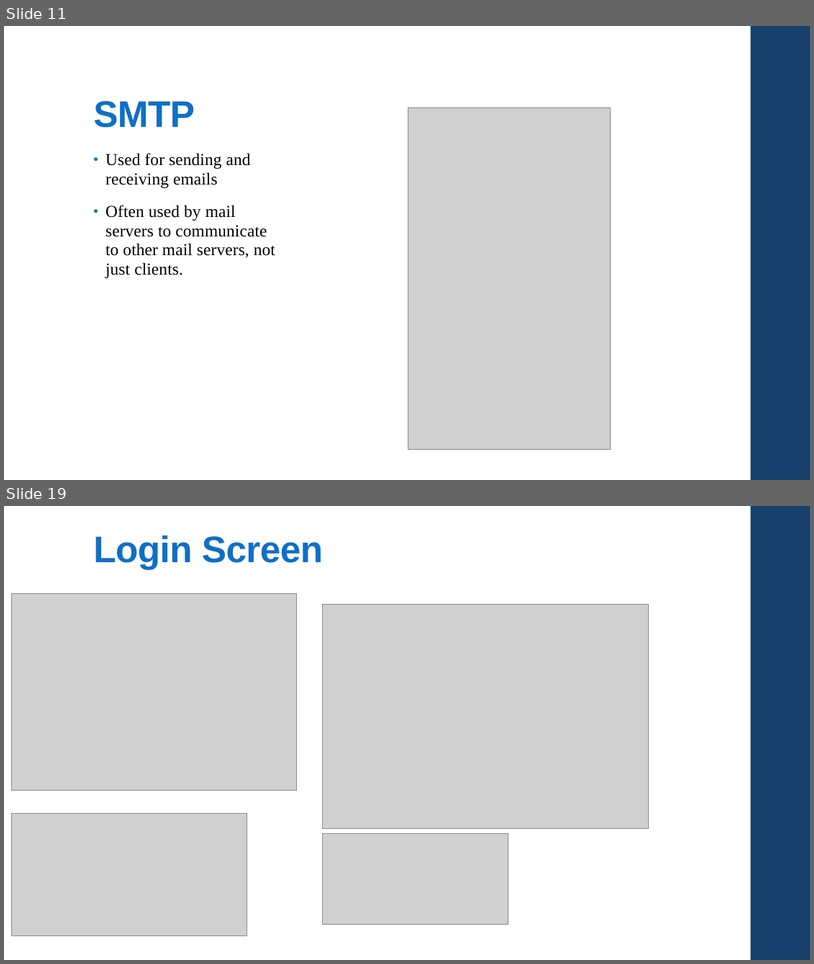
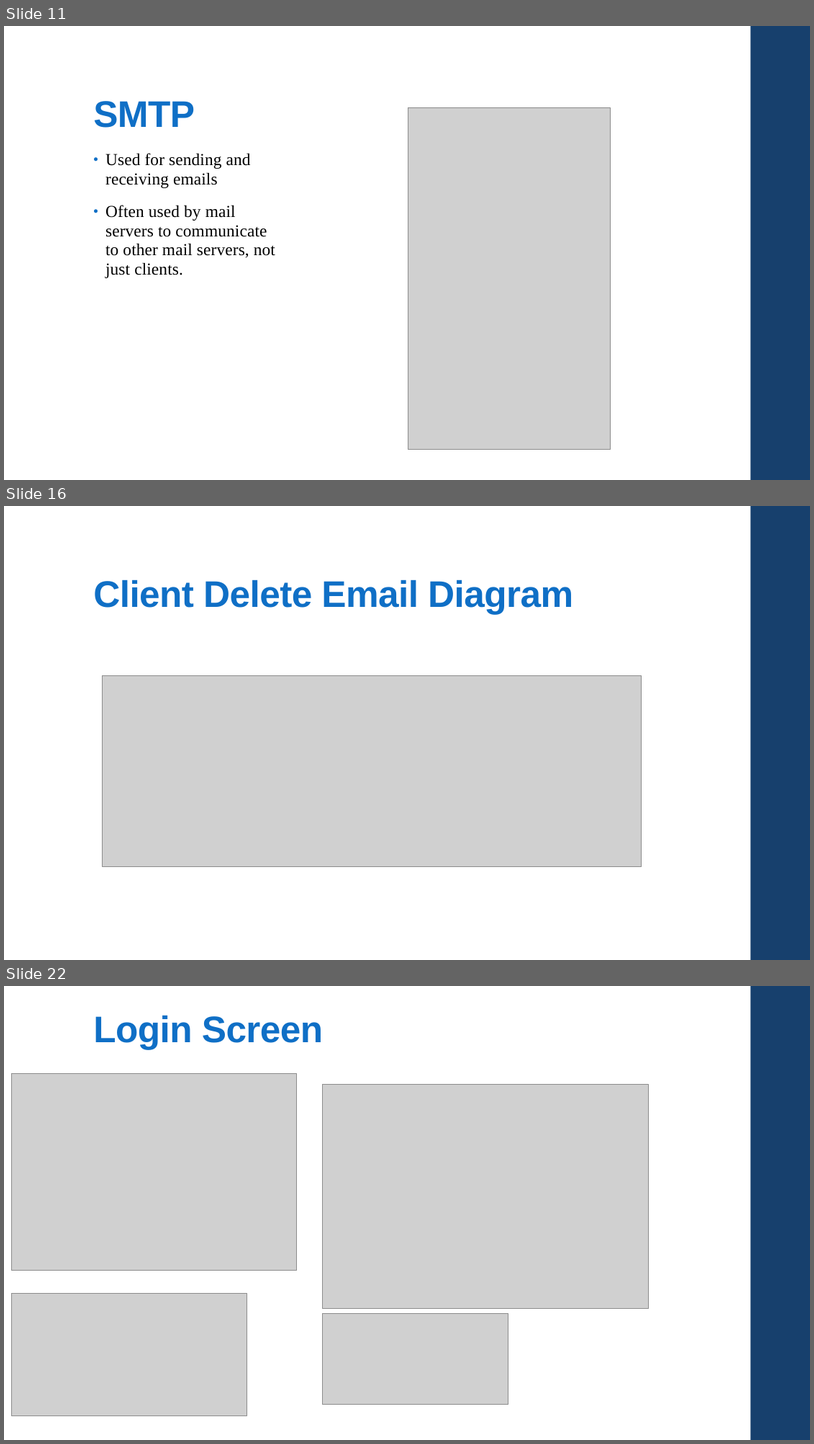
Before and after one commit to csc4350adept/csc4350, a slide deck: Documentation/Pres.pptx. Shown one above the other, each under a label of ours: slides 11 and 19 before the commit, slides 11, 16 and 22 after it; the slides between them are not shown. The pictures are 814x964 and 814x1444 pixels, drawn with LibreOffice and Linux fonts; fonts in the diff are those of the drawing; grey boxes stand for pictures. Boxes give left, top, right and bottom in pixels: in the first picture for what was removed or moved away, otherwise in the second. Text is boxed around its words. In the diff, an @@ line names an element or a change of style, - is before the commit and + after.

```diff
--- a/Documentation/Pres.pptx
+++ b/Documentation/Pres.pptx
@@ slide 16 added at [4, 506, 810, 960], background #FFFFFF; not listed: 1 template element that a slide beside it also shows @@
@@ title added at [93, 579, 574, 614], 44 pt, text #0F6FC6, bold @@
+Client Delete Email Diagram
@@ picture added at [102, 675, 642, 867] @@
@@ what was slide 19 is now slide 22 @@
```
Also in this commit, not shown: 9 other slides added, 5 slides removed.
